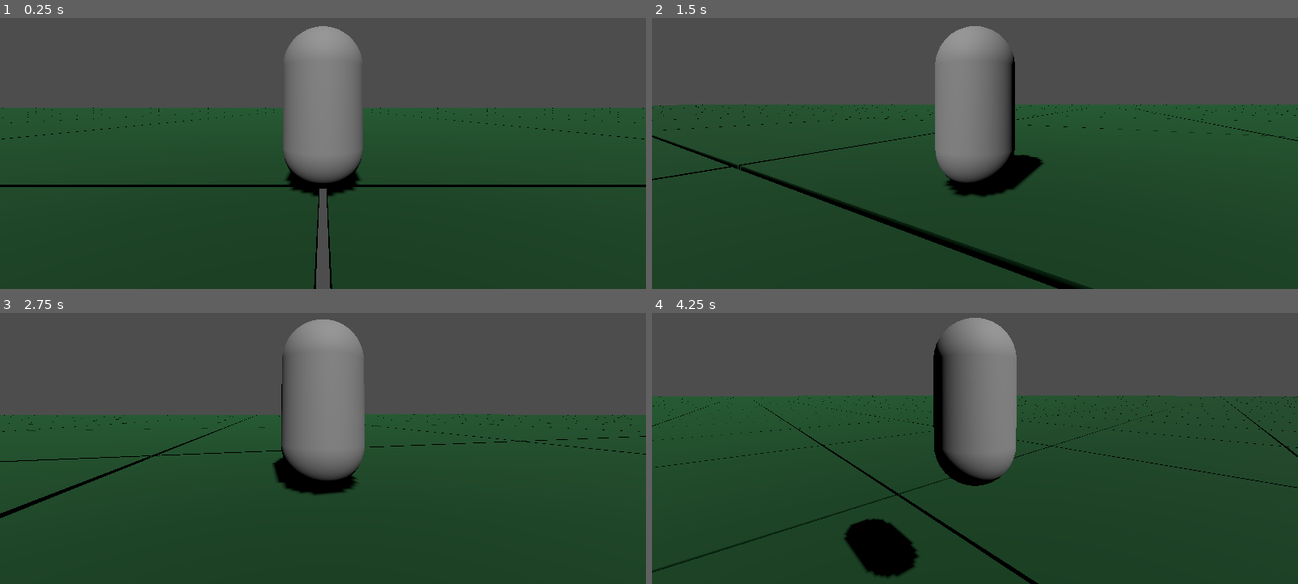
Above: before the commit, frames 1-4 (two rows, left to right).
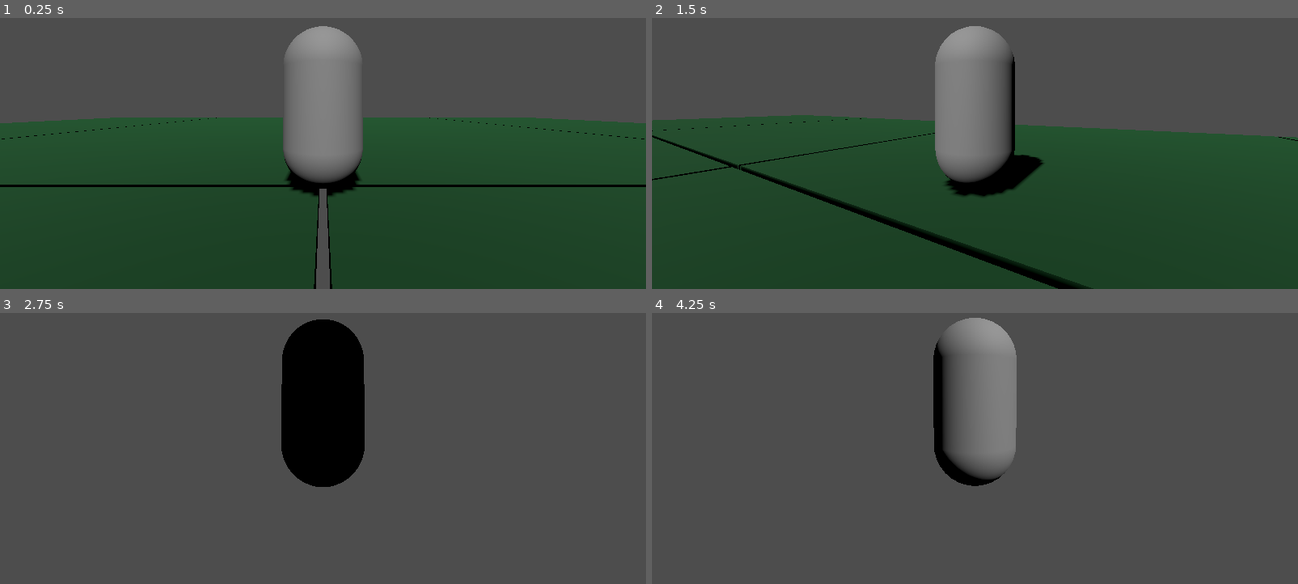
Above: after the commit, the same moments.

Repository: xwilson03/OpenWorldTest
Game: Godot game, scene res://scenes/root.tscn
The game is run twice, just before and just after one commit, with the same random seed, the same clock (stepped at 60 frames per second) and the same inputs.
Inputs (mouse positions are in pixels of both pictures, inside the frame that each line leads up to):
- Up to frame 1 (0.25 s): no input
- Up to frame 2 (1.5 s): tap Enter at 0.5 s; move the mouse to (1007, 104) at 0.52 s; hold W (move_forward) from 0.53 s (still down); tap Mouse wheel up (zoom_in) at 0.6 s; tap Space (jump) at 0.77 s; move the mouse to (942, 110) at 1.27 s; tap Mouse wheel down (zoom_out) at 1.35 s
- Up to frame 3 (2.75 s): keep holding W (move_forward); tap Space (jump) at 1.52 s; move the mouse to (335, 397) at 2.02 s; tap Mouse wheel up (zoom_in) at 2.1 s
- Up to frame 4 (4.25 s): keep holding W (move_forward); move the mouse to (968, 407) at 2.77 s; tap Mouse wheel down (zoom_out) at 2.85 s; tap Space (jump) at 3.02, 3.77 s; move the mouse to (1020, 407) at 3.52 s; tap Mouse wheel up (zoom_in) at 3.6 s

The runs differ from the first frame. In frame 1, 3.5% of the frame differs, in the area x 0-100%, y 33-100%; in frame 2, 6.4%; in frame 3, 66%, in the area x 0-100%, y 2-100%; in frame 4, 66%.

Commit message:
updates world gen params

Diff:
--- a/scripts/world_generator.gd
+++ b/scripts/world_generator.gd
@@ -1,8 +1,9 @@
 extends Node
 class_name WorldGenerator
 
-@export var world_radius: int = 50
+@export var world_radius: int = 2
 @export var chunk_size: float = 10.1
+@export var chunk_boundary_tolerance: float = 0.1
 
 const chunk_scene = preload("res://prefabs/chunk.tscn")
 
@@ -13,16 +14,17 @@
     # Initialize global world variables
     Globals.world_radius = world_radius
     Globals.chunk_size = chunk_size
+    Globals.chunk_boundary_tolerance = chunk_boundary_tolerance
 
     # Connect global signals
     Globals.entered_new_chunk.connect(_on_entered_new_chunk)
 
     # Allocate chunk array
-    var row_size: int = ((Globals.world_radius * 2) - 1)
+    var row_size: int = (Globals.world_radius * 2)
     world_chunks.resize(row_size ** 2)
 
     # Populate chunk array
-    var offset: float = ((row_size / 2.0) * Globals.chunk_size)
+    var offset: float = ((row_size / 2.0) * Globals.chunk_size) - (Globals.chunk_size / 2.0)
 
     for i in world_chunks.size():
         # Instantiate chunk at index-based position offset
